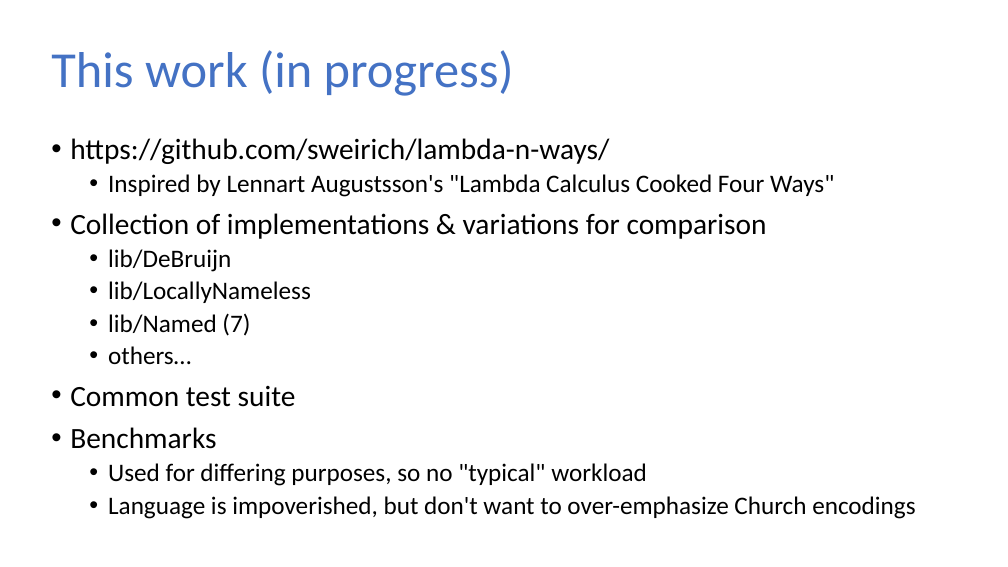
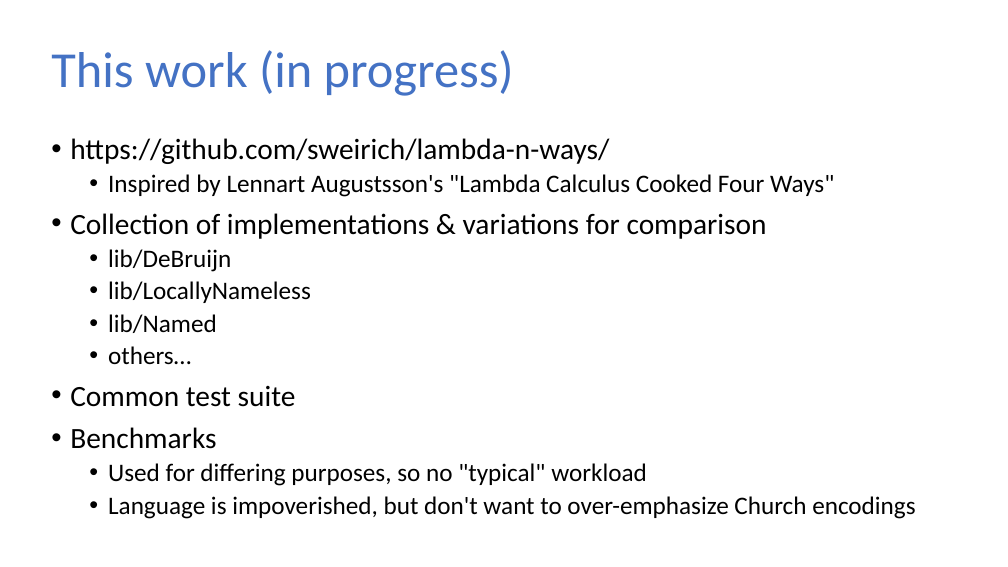
Before and after one commit to sweirich/lambda-n-ways, a slide deck: slide 34 of ifl-2021.pptx (slide 7 before the commit). Drawn at 1008x567 pixels with LibreOffice and Linux fonts; fonts in the diff are those of the drawing. Boxes give left, top, right and bottom in pixels: in the first picture for what was removed or moved away, otherwise in the second. Text is boxed around its words. In the diff, an @@ line names an element or a change of style, - is before the commit and + after.

```diff
--- a/ifl-2021.pptx
+++ b/ifl-2021.pptx
@@ text at [108,314,217,333]: text changed @@
-  • lib/Named (7)
+  • lib/Named
```
Also in this commit, not shown: 8 other slides changed, 25 slides added, 1 slide removed, 16 other files.
